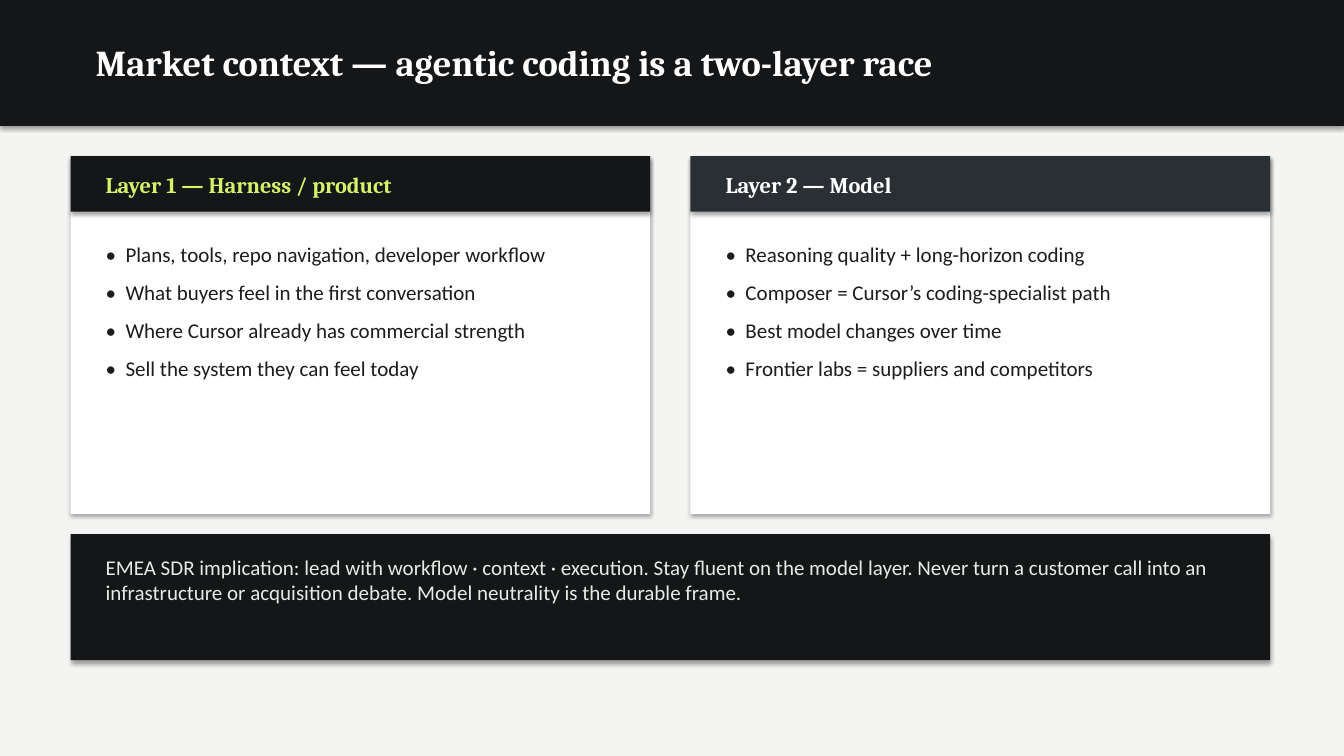
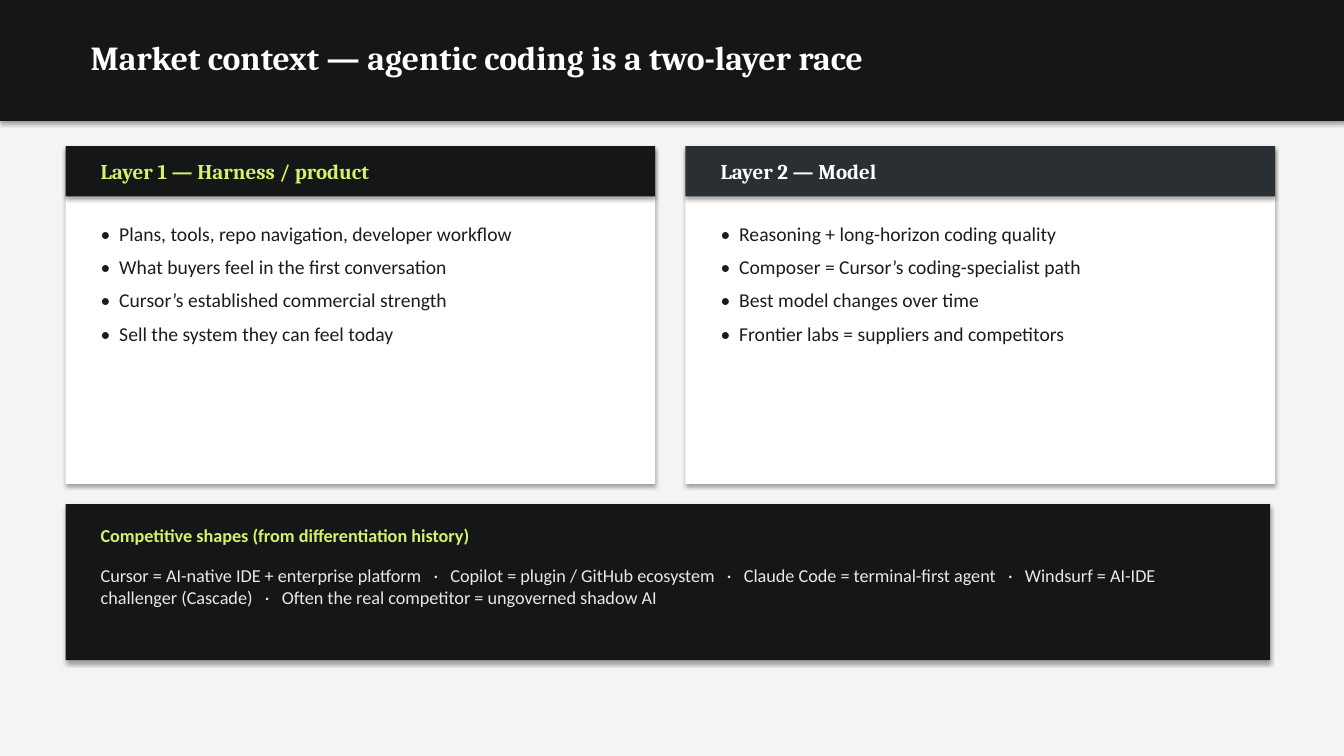
Before and after one commit to dempseli01-stack/lindsey, a slide deck: slide 8 of Lindsey_Presentation.pptx. Drawn at 1344x756 pixels with LibreOffice and Linux fonts; fonts in the diff are those of the drawing. Boxes give left, top, right and bottom in pixels: in the first picture for what was removed or moved away, otherwise in the second. Text is boxed around its words. In the diff, an @@ line names an element or a change of style, - is before the commit and + after.

```diff
--- a/Lindsey_Presentation.pptx
+++ b/Lindsey_Presentation.pptx
@@ rectangle: place and size @@
-rectangle at (0, 0, 1344, 126)
+rectangle at (0, 0, 1344, 121)
@@ text "Market context — agentic coding ..." at (91, 46, 863, 78): size 26 to 24 pt @@
@@ rectangle: place and size @@
-rectangle at (71, 156, 650, 212)
+rectangle at (66, 146, 655, 197)
@@ rectangle: place and size @@
-rectangle at (71, 156, 650, 514)
+rectangle at (66, 146, 655, 484)
@@ rectangle: place and size @@
-rectangle at (691, 156, 1270, 212)
+rectangle at (686, 146, 1275, 197)
@@ rectangle: place and size @@
-rectangle at (691, 156, 1270, 514)
+rectangle at (686, 146, 1275, 484)
@@ text "Layer 1 — Harness / ...": place and size @@
-text "Layer 1 — Harness / ..." at (106, 177, 391, 198)
+text "Layer 1 — Harness / ..." at (101, 164, 369, 184)
@@ text "Layer 1 — Harness / ..." at (101, 164, 369, 184): size 16 to 15 pt @@
@@ text "Layer 2 — Model" at (721, 164, 876, 184): size 16 to 15 pt @@
@@ text "Layer 2 — Model": place and size @@
-text "Layer 2 — Model" at (726, 177, 892, 198)
+text "Layer 2 — Model" at (721, 164, 876, 184)
@@ text "• Plans, tools, repo navigation, ...": place and size @@
-text "• Plans, tools, repo navigation, ..." at (126, 247, 545, 380)
+text "• Plans, tools, repo navigation, ..." at (119, 227, 512, 344)
@@ text at (119, 227, 512, 344): size 15 to 14 pt in "• Plans, tools, repo navigation, developer workflow", "• What buyers feel in the first ...", "• Sell the system they can feel ..."; less space between paragraphs @@
@@ text "• Reasoning + long-horizon coding ...": place and size @@
-text "• Reasoning + long-horizon coding ..." at (745, 247, 1111, 380)
+text "• Reasoning + long-horizon coding ..." at (739, 227, 1080, 344)
@@ text at (739, 227, 1056, 245): text changed; size 15 to 14 pt @@
-• Reasoning quality + long-horizon coding
+• Reasoning + long-horizon coding quality
@@ text at (739, 260, 1080, 344): size 15 to 14 pt in "• Composer = Cursor’s coding-specialist path", "• Best model changes over time", "• Frontier labs = suppliers and competitors"; less space between paragraphs @@
@@ text at (119, 293, 446, 311): text changed; size 15 to 14 pt @@
-• Where Cursor already has commercial strength
+• Cursor’s established commercial strength
@@ rectangle: place and size @@
-rectangle at (71, 534, 1270, 660)
+rectangle at (66, 504, 1270, 660)
@@ text at (101, 528, 469, 545): text changed; size 15 to 13 pt; text colour #E8EAE4 to #D6F26A; bold on @@
-EMEA SDR implication: lead with workflow · context · execution. Stay fluent on the model layer. Never turn a customer call into an infrastructure or acquisition debate. Model neutrality is the durable frame.
+Competitive shapes (from differentiation history)
@@ text added at (101, 569, 1155, 607), 13 pt, text #E8EAE4 @@
+Cursor = AI-native IDE + enterprise platform · Copilot = plugin / GitHub ecosystem · Claude Code = terminal-first agent · Windsurf = AI-IDE challenger (Cascade) · Often the real competitor = ungoverned shadow AI
```
Also in this commit, not shown: 20 other slides changed, 3 other files.
